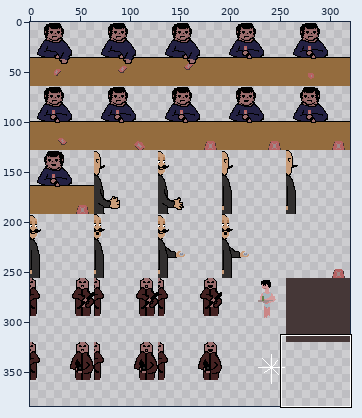
A sprite sheet gets an edit: assets/tavern-gangsta-card-game.png. Above: a wide view before the commit, with the close-up outlined.
Close-up. Before:
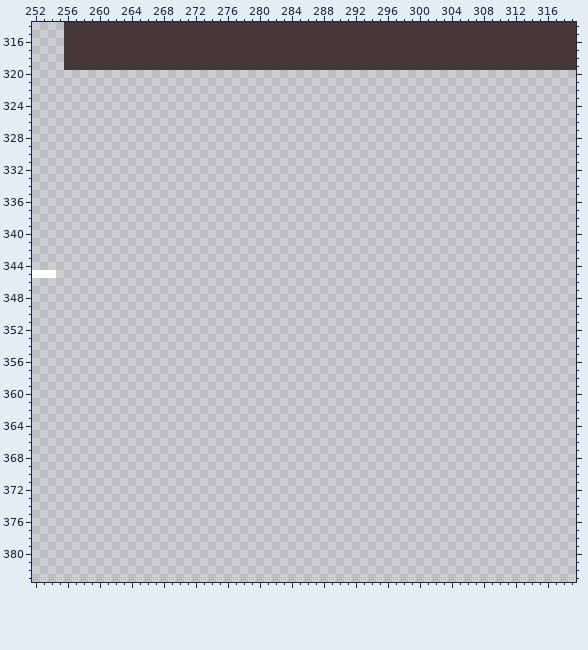
The file is 320x384 pixels. Shown: x 252..319, y 314..383. The commit also changed other parts of the picture, which this record leaves out.
The result:
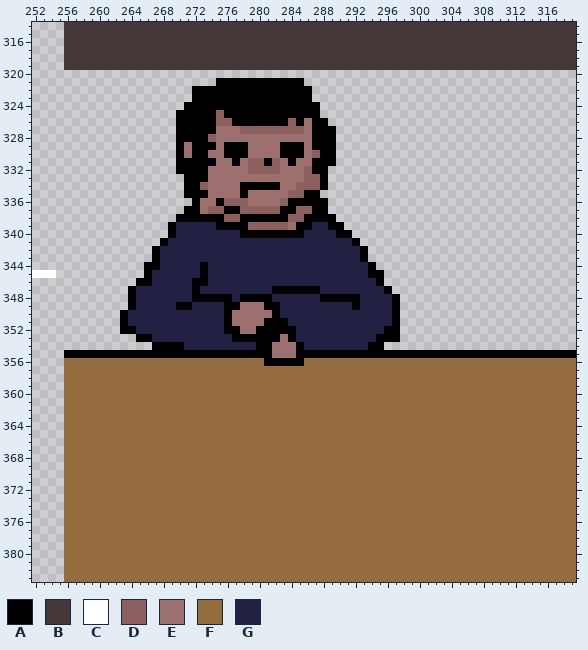
Palette (. is transparent): A #000000  B #453737  C #ffffff  D #8d6060  E #9d6f6f  F #946c3e  G #232143
From old to new:
y 321: x 275..285 ........... -> AAAAAAAAAAA
y 322..323: x 272..286 ............... -> AAAAAAAAAAAAAAA
y 324: x 271..287 ................. -> AAAAAAAAAAAAAAAAA
y 325: x 270..287 .................. -> AAAAADAAAAAAAAAAAA
y 326: x 270..288 ................... -> AAAAADDAAAAAAADAEAA
y 327: x 270..289 .................... -> AAAAAEEEDDDDDDDDEAAA
y 328: x 270..289 .................... -> AAAADEEEEEEEEEEEEAAA
y 329: x 270..289 .................... -> AEAAAEAAAEEEEAAAEAAA
y 330: x 270..289 .................... -> AEAAEEAAAEEEEAAAEDAA
y 331: x 270..289 .................... -> AAAAAEEAEDDADEAEEAAA
y 332: x 270..288 ................... -> AAAAEEEEEDDDDEEEDAA
y 333: x 271..288 .................. -> AAAEEEEEEEEEEEEDDA
y 334: x 271..288 .................. -> AADEEEEAAAAAEEDDDA
y 335: x 271..287 ................. -> AAAEEEEAEEEEEDDAA
y 336: x 272..288 ................. -> AEEADDDEEEEDAAAAA
y 337: x 271..288 .................. -> AAEDDAADDDDDAADDAA
y 338: x 270..289 .................... -> AAAAAADDAAAAAADDAAAA
y 339: x 269..290 ...................... -> AGGGGGAAAADDDDDEAAGGAA
y 340: x 269..291 ....................... -> AGGGGGGGGAAAAAAAAGGGGAA
y 341: x 268..292 ......................... -> AGGGGGGGGGGGGGGGGGGGGGGGA
y 342..343: x 267..293 ........................... -> AGGGGGGGGGGGGGGGGGGGGGGGGGA
y 344: x 266..294 ............................. -> AAGGGGGAGGGGGGGGGGGGGGGGGGGGA
y 345: x 266..295 .............................. -> AGGGGGGAGGGGGGGGGGGGGGGGGGGGAA
y 346: x 265..295 ............................... -> AAGGGGGAAGGGGGGGGGGGGGGGGGGGGGA
y 347: x 264..296 ................................. -> AGGGGGGGAGGGGGGGGGAAAAAAGGGGGGGGA
y 348: x 264..297 .................................. -> AGGGGGGGAAAAAGAAAAGGGGGGAAAAAGGGGA
y 349: x 264..297 .................................. -> AGGGGGAAGGGGAAEEEAAGGGGGGGGGAGGGGA
y 350: x 263..297 ................................... -> AGGGGGGGGGGGGAEEEEEAGGGGGGGGGGGGGGA
y 351: x 263..297 ................................... -> AGGGGGGGGGGGGAEEEEAAAGGGGGGGGGGGGGA
y 352: x 263..297 ................................... -> AAGGGGGGGGGGGAAEEAAAAAGGGGGGGGGGGAA
y 353: x 265..297 ................................. -> AAGGGGGGGGGGAAAAAAEAGGGGGGGGGGAAA
y 354: x 267..295 ............................. -> AAAAGGGGGGGGGAAEEEAGGGGGGGGAA
y 355: x 256..319 ................................................................ -> AAAAAAAAAAAAAAAAAAAAAAAAAAEEEAAAAAAAAAAAAAAAAAAAAAAAAAAAAAAAAAAA
y 356: x 256..319 ................................................................ -> FFFFFFFFFFFFFFFFFFFFFFFFFAAAAAFFFFFFFFFFFFFFFFFFFFFFFFFFFFFFFFFF
y 357..383: x 256..319 ................................................................ -> FFFFFFFFFFFFFFFFFFFFFFFFFFFFFFFFFFFFFFFFFFFFFFFFFFFFFFFFFFFFFFFF
Changed places in both close-ups, as pixel boxes (x1, y1, x2, y2):
added: (64, 78, 576, 582)
